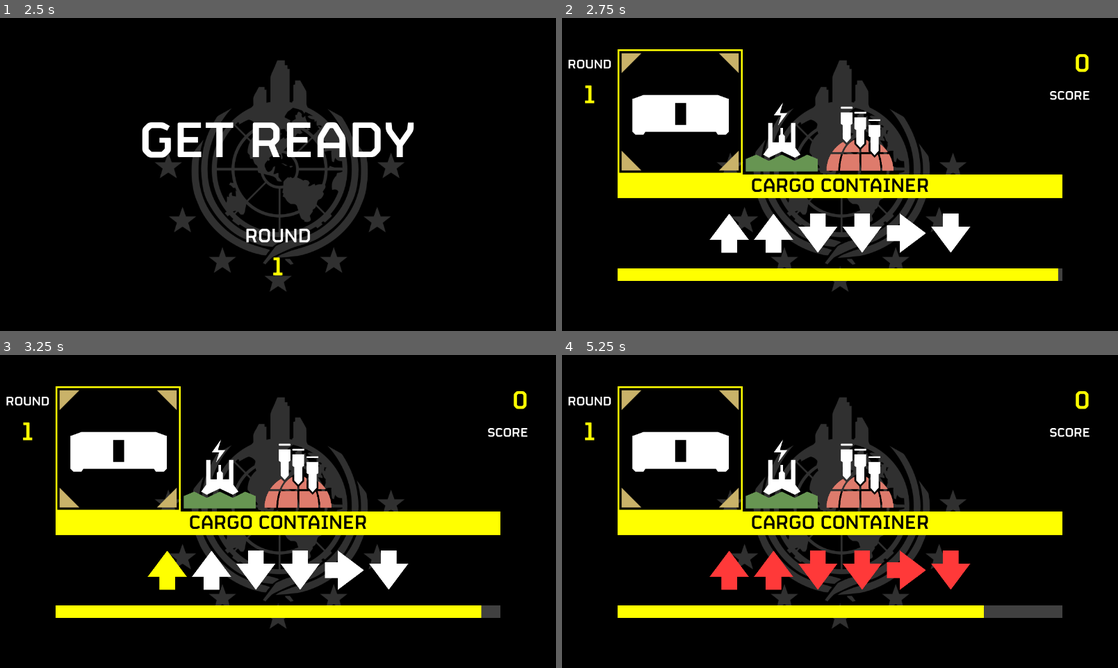
Above: before the commit, frames 1-4 (two rows, left to right).
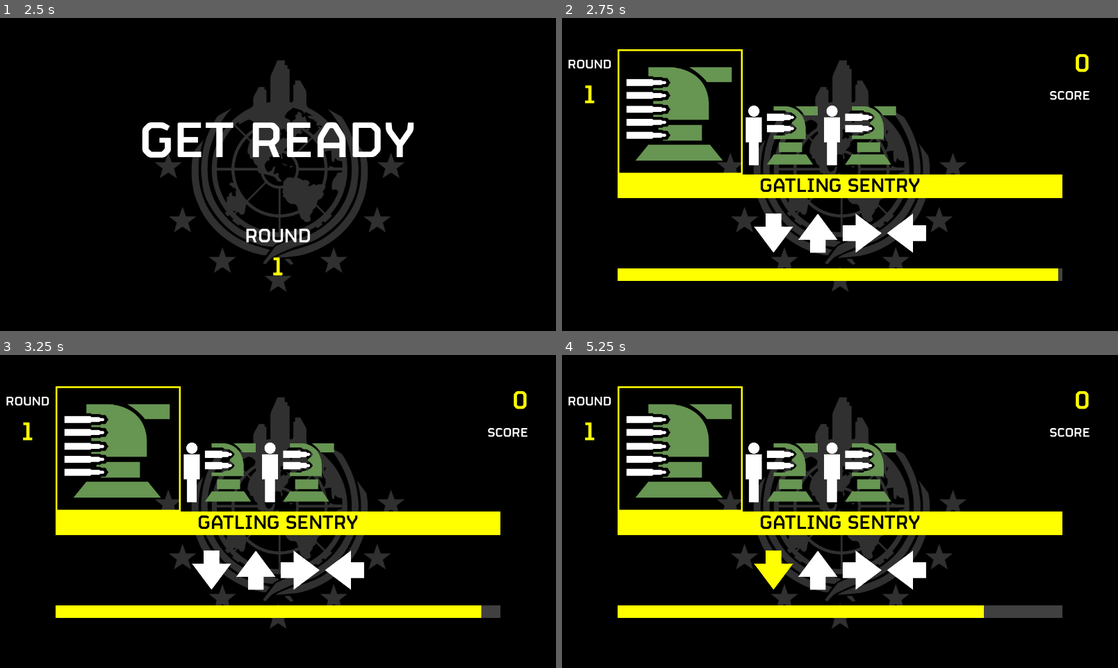
Above: after the commit, the same moments.

Repository: bocai-bca/StratagemHero_Effect
Game: Godot game, scene res://content/main/main.tscn
Same seed, same stepped clock (60 frames per second), same inputs: the game is played once before the commit and once after it.
Inputs:
- Up to frame 1 (2.5 s): hold D (right) 0.53-1.28 s; tap Space (space) at 0.6, 1.35, 2, 2.1 s; tap Enter at 1.25 s; hold S (down) 1.28-2.03 s; hold D (right) from 2.03 s (still down)
- Up to frame 2 (2.75 s): keep holding D (right)
- Up to frame 3 (3.25 s): release D (right) at 2.78 s; hold W (up) from 2.78 s (still down); tap Space (space) at 2.85 s
- Up to frame 4 (5.25 s): release W (up) at 3.53 s; hold A (left) 3.53-5.03 s; tap Space (space) at 3.6, 4.35, 5.1 s; hold S (down) from 5.03 s (still down)

Frame 1 is identical in both runs. In frame 2, 11% of the frame differs, in the area x 10-74%, y 11-76%; in frame 3, 11%; in frame 4, 12%.

Commit message:
更新了效果模式中的战备排序

Diff:
--- a/content/effect_game/stratagem_selection_panel.gd
+++ b/content/effect_game/stratagem_selection_panel.gd
@@ -44,8 +44,10 @@
 			instance.update_detail_bar_to_new_stratagem()
 
 func _enter_tree() -> void:
-	stratagems_enabled = StratagemData.list.keys() as Array[StringName]
 	instance = self
+
+func _ready() -> void:
+	stratagems_enabled = StratagemHeroEffect_SaveAccess.save_struct_in_memory.effect_mode_stratagems_enabled
 
 func process(delta: float) -> void:
 	stratagem_stay_timer += delta
@@ -68,10 +70,10 @@
 	var window: Window = get_window()
 	size = Vector2(window.size)
 	position_y_when_hidden = window.size.y
-	n_title_tip.label_settings.font_size = int(StratagemHeroEffect.instance.get_font_size(48.0))
-	n_support_class_name.label_settings.font_size = int(StratagemHeroEffect.instance.get_font_size(36.0))
-	theme.set_font_size(&"font_size", &"Button", int(StratagemHeroEffect.instance.get_font_size(32.0)))
-	var border_width: int = int(StratagemHeroEffect.instance.get_font_size(4.0))
+	n_title_tip.label_settings.font_size = int(StratagemHeroEffect.instance.get_fit_size(48.0))
+	n_support_class_name.label_settings.font_size = int(StratagemHeroEffect.instance.get_fit_size(36.0))
+	theme.set_font_size(&"font_size", &"Button", int(StratagemHeroEffect.instance.get_fit_size(32.0)))
+	var border_width: int = int(StratagemHeroEffect.instance.get_fit_size(4.0))
 	StratagemHeroEffect_EffectGame_StratagemSelectionPanel_IconButton.icon_frame_stylebox_normal.border_width_left = border_width
 	StratagemHeroEffect_EffectGame_StratagemSelectionPanel_IconButton.icon_frame_stylebox_normal.border_width_right = border_width
 	StratagemHeroEffect_EffectGame_StratagemSelectionPanel_IconButton.icon_frame_stylebox_normal.border_width_top = border_width
@@ -84,8 +86,8 @@
 	(n_detail_bar_panel.theme.get_stylebox(&"panel", &"PanelContainer") as StyleBoxFlat).border_width_bottom = int(StratagemHeroEffect.instance.get_fit_size(4.0))
 	n_detail_bar_panel.theme.set_font_size(&"font_size", &"Label", int(StratagemHeroEffect.instance.get_fit_size(32.0)))
 
-## 放置图标
-func place_icons() -> void:
+## 放置图标(旧版)，现在请改用place_icons()
+func place_icons_old() -> void:
 	for stratagem_data_name in (StratagemData.list.keys() as Array[StringName]):
 		var stratagem_data: StratagemData = StratagemData.list[stratagem_data_name]
 		match (stratagem_data.stratagem_class):
@@ -98,6 +100,25 @@
 			StratagemData.StratagemClass.COMMON:
 				n_common_class_icons_container.add_child(StratagemHeroEffect_EffectGame_StratagemSelectionPanel_IconButton.create(stratagem_data_name, stratagem_data.icon))
 
+## 放置图标
+func place_icons() -> void:
+	for stratagem_data_name in StratagemData.STRATAGEM_ORDER_COMMON:
+		var stratagem_data: StratagemData = StratagemData.list.get(stratagem_data_name, null)
+		if (stratagem_data == null): continue
+		n_common_class_icons_container.add_child(StratagemHeroEffect_EffectGame_StratagemSelectionPanel_IconButton.create(stratagem_data_name, stratagem_data.icon))
+	for stratagem_data_name in StratagemData.STRATAGEM_ORDER_SUPPORT:
+		var stratagem_data: StratagemData = StratagemData.list.get(stratagem_data_name, null)
+		if (stratagem_data == null): continue
+		n_support_class_icons_container.add_child(StratagemHeroEffect_EffectGame_StratagemSelectionPanel_IconButton.create(stratagem_data_name, stratagem_data.icon))
+	for stratagem_data_name in StratagemData.STRATAGEM_ORDER_ATTACK:
+		var stratagem_data: StratagemData = StratagemData.list.get(stratagem_data_name, null)
+		if (stratagem_data == null): continue
+		n_attack_class_icons_container.add_child(StratagemHeroEffect_EffectGame_StratagemSelectionPanel_IconButton.create(stratagem_data_name, stratagem_data.icon))
+	for stratagem_data_name in StratagemData.STRATAGEM_ORDER_DEFENCE:
+		var stratagem_data: StratagemData = StratagemData.list.get(stratagem_data_name, null)
+		if (stratagem_data == null): continue
+		n_defence_class_icons_container.add_child(StratagemHeroEffect_EffectGame_StratagemSelectionPanel_IconButton.create(stratagem_data_name, stratagem_data.icon))
+
 ## 移除图标
 func remove_icons() -> void:
 	for node in n_common_class_icons_container.get_children() + n_support_class_icons_container.get_children() + n_attack_class_icons_container.get_children() + n_defence_class_icons_container.get_children():
@@ -117,6 +138,9 @@
 		button.focus_mode = Control.FOCUS_NONE
 	if (is_cancel):
 		stratagems_enabled = stratagems_enabled_original
+	else:
+		StratagemHeroEffect_SaveAccess.save_struct_in_memory.effect_mode_stratagems_enabled = stratagems_enabled
+		StratagemHeroEffect_SaveAccess.store_save()
 	StratagemHeroEffect_EffectGame.instance.game_state = StratagemHeroEffect_EffectGame.GameState.MENU
 
 func on_button_focus_entered() -> void:
--- a/content/main/main.gd
+++ b/content/main/main.gd
@@ -156,12 +156,12 @@
 
 func _enter_tree() -> void:
 	get_window().min_size = Vector2i(640, 360)
+	StratagemHeroEffect_SaveAccess.load_save()
 
 func _ready() -> void:
 	classic_game.game_end.connect(on_game_end)
 	effect_game.game_end.connect(on_game_end)
 	game_state = GameState.Title
-	StratagemHeroEffect_SaveAccess.load_save()
 	AudioServer.set_bus_volume_linear(AudioServer.get_bus_index(&"Music"), StratagemHeroEffect_SaveAccess.save_struct_in_memory.volume_music)
 	AudioServer.set_bus_volume_linear(AudioServer.get_bus_index(&"SFX"), StratagemHeroEffect_SaveAccess.save_struct_in_memory.volume_sfx)
 
--- a/content/save_access.gd
+++ b/content/save_access.gd
@@ -38,6 +38,8 @@
 		save_struct_in_memory.effect_high_score_multilines = EffectHighScoreStruct.from_dictionary_deep(data_dictionary.get("effect_high_score_multilines", null))
 	if (data_dictionary.has("effect_high_score_terminal")):
 		save_struct_in_memory.effect_high_score_terminal = EffectHighScoreStruct.from_dictionary_deep(data_dictionary.get("effect_high_score_terminal", null))
+	if (data_dictionary.has("effect_mode_stratagems_enabled")):
+		save_struct_in_memory.effect_mode_stratagems_enabled = SaveStruct.stratagems_enabled_from_var(data_dictionary.get("effect_mode_stratagems_enabled", []))
 	return true
 
 static func store_save() -> bool:
@@ -56,6 +58,7 @@
 		"effect_high_score_greatwall": save_struct_in_memory.effect_high_score_greatwall.to_dictionary_deep(),
 		"effect_high_score_multilines": save_struct_in_memory.effect_high_score_multilines.to_dictionary_deep(),
 		"effect_high_score_terminal": save_struct_in_memory.effect_high_score_terminal.to_dictionary_deep(),
+		"effect_mode_stratagems_enabled": save_struct_in_memory.effect_mode_stratagems_enabled,
 	}
 	if (not file_access.store_string(JSON.stringify(data_dictionary, "\t"))):
 		push_error("StratagemHeroEffect_SaveAccess: Error on storing save data, ErrorCode=", file_access.get_error())
@@ -175,6 +178,18 @@
 	var effect_high_score_greatwall: EffectHighScoreStruct = EffectHighScoreStruct.new()
 	var effect_high_score_multilines: EffectHighScoreStruct = EffectHighScoreStruct.new()
 	var effect_high_score_terminal: EffectHighScoreStruct = EffectHighScoreStruct.new()
+	var effect_mode_stratagems_enabled: Array[StringName] = StratagemData.list.keys() as Array[StringName]
+	static func stratagems_enabled_from_var(var_data: Variant) -> Array[StringName]:
+		var result: Array[StringName] = []
+		var array_data: Array = var_data as Array
+		if (array_data == null):
+			return result
+		for obj in array_data:
+			var str_obj: String = obj as String
+			if (str_obj == null):
+				continue
+			result.append(StringName(str_obj))
+		return result
 
 ## 高分对象结构类，代表一个最高分记录。每个成员变量的值如果小于0代表该值处于无效作用
 class HighScoreStruct extends RefCounted:
--- a/content/stratagem_data.gd
+++ b/content/stratagem_data.gd
@@ -186,6 +186,14 @@
 					StratagemClass.SUPPORT,
 					true
 				),
+			&"cremator":
+				StratagemData.new(
+					null,
+					"stratagem_name.cremator",
+					"vv>v^^",
+					StratagemClass.SUPPORT,
+					true
+				),
 			&"dark_fluid_vessel":
 				StratagemData.new(
 					preload("res://resources/images/dark_fluid_vessel.svg"),
@@ -354,6 +362,14 @@
 					StratagemClass.DEFENCE,
 					false
 				),
+			&"gas_mortar_sentry":
+				StratagemData.new(
+					null,
+					"stratagem_name.gas_mortar_sentry",
+					"v^>v<",
+					StratagemClass.DEFENCE,
+					true
+				),
 			&"gatling_sentry":
 				StratagemData.new(
 					preload("res://resources/images/gatling_sentry.svg"),
@@ -851,3 +867,116 @@
 					true  # LIFT-182 Warp Pack
 				),
 		}
+
+## 通用战备排序
+const STRATAGEM_ORDER_COMMON: Array[StringName] = [
+	"reinforce",
+	"sos_beacon",
+	"resupply",
+	"eagle_rearm",
+	"call_in_super_destroyer",
+	"seaf_artillery",
+	"hellbomb",
+	"super_earth_flag",
+	"upload_data",
+	"seismic_probe",
+	"cargo_container",
+	"dark_fluid_vessel",
+	"tectonic_drill",
+	"hive_breaker_drill",
+	"prospecting_drill",
+]
+## 支援战备排序
+const STRATAGEM_ORDER_SUPPORT: Array[StringName] = [
+	"airburst_rocket_launcher",
+	"solo_silo",
+	"jump_pack",
+	"hover_pack",
+	"directional_shield",
+	"shield_generator_pack",
+	"hellbomb_portable",
+	"c4_pack",
+	"railgun",
+	"arc_thrower",
+	"speargun",
+	"sta_x3_wasp_launcher",
+	"spear",
+	"quasar_cannon",
+	"expendable_anti_tank",
+	"eat_411",
+	"expendable_napalm",
+	"cremator",
+	"flamethrower",
+	"sterilizer",
+	"commando",
+	"heavy_machine_gun",
+	"epoch",
+	"gl_52_de_escalator",
+	"grenade_launcher",
+	"anti_materiel_rifle",
+	"recoilless_rifle",
+	"one_true_flag",
+	"defoliation_tool",
+	"cqc_20",
+	"laser_cannon",
+	"machine_gun",
+	"gl_28",
+	"maxigun",
+	"warp_pack",
+	"supply_pack",
+	"ballistic_shield_backpack",
+	"stalwart",
+	"autocannon",
+	"guard_dog_breath",
+	"guard_dog_rover",
+	"guard_dog",
+	"guard_dog_k_9",
+	"guard_dog_hot_dog",
+	"emancipator_exosuit",
+	"patriot_exosuit",
+	"fast_recon_vehicle",
+	"bastion_mk_xvi",
+]
+## 攻击战备排序
+const STRATAGEM_ORDER_ATTACK: Array[StringName] = [
+	"eagle_strafing_run",
+	"eagle_smoke_strike",
+	"eagle_110mm_rocket_pods",
+	"eagle_napalm_airstrike",
+	"eagle_airstrike",
+	"eagle_cluster_bomb",
+	"eagle_500kg_bomb",
+	"orbital_precision_strike",
+	"orbital_airburst_strike",
+	"orbital_smoke_strike",
+	"orbital_gas_strike",
+	"orbital_ems_strike",
+	"orbital_napalm_barrage",
+	"orbital_120mm_he_barrage",
+	"orbital_380mm_he_barrage",
+	"orbital_laser",
+	"orbital_walking_barrage",
+	"orbital_gatling_barrage",
+	"orbital_railcannon_strike",
+]
+## 防御战备排序
+const STRATAGEM_ORDER_DEFENCE: Array[StringName] = [
+	"gatling_sentry",
+	"machine_gun_sentry",
+	"mortar_sentry",
+	"ems_mortar_sentry",
+	"gas_mortar_sentry",
+	"rocket_sentry",
+	"autocannon_sentry",
+	"flame_sentry",
+	"laser_sentry",
+	"anti_tank_emplacement",
+	"hmg_emplacement",
+	"tesla_tower",
+	"grenadier_battlement",
+	"shield_generator_relay",
+	"anti_tank_mines",
+	"anti_personnel_minefield",
+	"gas_mine",
+	"incendiary_mines",
+]
--- a/resources/translations/default.csv
+++ b/resources/translations/default.csv
@@ -23,7 +23,7 @@
 
 helps_text,"WASD/IJKL/↑←↓→ for directions.\nSPACE/ENTER for confirm.\nHold ESC or Backspace in game for fast gameover.\ …(259 unchanged characters)…
 
-about_text,"Copyright (C) 2025-2026 Bocai_BCA. Open source w …(129 unchanged characters)…  Studios.\nCopyright declaration exclude fonts, images and audios resources.\nThis part is owned by Arrowhead Game Studios or other actually owner.\n\nThis project was made with Godot Engine.\nhttps://godotengine.org/\n\nSpecial Thanks:\nhttps://github.com/nvigneux/Helldivers-2-Stratagems-icons-svg\nAnd my friends who given help on this project","Copyright (C) 2025-2026 BCASoft. 按照MIT协议开源\nhttps://github.com/bocai-bca/StratagemHero_Effect\n\n"""绝地潜兵2"""是由Arrowhead Game Studios所拥有的商标\n版权声明排除字体、图像和音频资源\n该部分版权属于Arrowhead Game Studios或其他实际持有方\n\n本项目使用Godot Engine制作\nhttps://godotengine.org\n\n特别感谢：\nhttps://github.com/nvigneux/Helldivers-2-Stratagems-icons-svg\n和对本项目的开发提供帮助的朋友们"
+about_text,"Copyright (C) 2025-2026 Bocai_BCA. Open source w …(129 unchanged characters)…  Studios.\nCopyright declaration excludes fonts, images and audios resources.\nThis part is owned by Arrowhead Game Studios or other actually owner.\n\nThis project was made with Godot Engine.\n\nSpecial Thanks:\ngithub.com/nvigneux/Helldivers-2-Stratagems-icons-svg,\nBilibili@博学橘耄, Bilibili@幽狐HOFOX, Bilibili@CastleonRS,\nand friends who given help on this project","Copyright (C) 2025-2026 BCASoft. 按照MIT协议开源\ngithub.com/bocai-bca/StratagemHero_Effect\n\n"""绝地潜兵2"""是由Arrowhead Game Studios所拥有的商标\n版权声明排除字体、图像和音频资源\n该部分版权属于Arrowhead Game Studios或其他实际持有方\n\n本项目使用Godot Engine制作\n\n特别感谢：\ngithub.com/nvigneux/Helldivers-2-Stratagems-icons-svg\nB站@博学橘耄、B站@幽狐HOFOX、B站@CastleonRS\n以及其他对本项目提供帮助的朋友们"
 
 high_scores.number_name_line,"[cell]    Score    [/cell][cell]    Rechd Level    [/cell][cell]    Avg Speed    [/cell]","[cell]    分数    [/cell][cell]    抵达等级    [/cell][cell]    平均速度    [/cell]"
 high_scores.type.classic,"Classic","经典"
@@ -122,12 +122,13 @@
 stratagem_name.autocannon,"AUTOCANNON","机炮"
 stratagem_name.autocannon_sentry,"AUTOCANNON SENTRY","自动哨戒炮"
 stratagem_name.ballistic_shield_backpack,"BALLISTIC SHIELD BACKPACK","防弹护盾背包"
-stratagem_name.bastion_mk_xvi,"TD-220 Bastion MK XVI","堡垒MK XVI"
-stratagem_name.c4_pack,"B/MD C4 Pack","C4背包"
+stratagem_name.bastion_mk_xvi,"Bastion MK XVI","堡垒MK XVI"
+stratagem_name.c4_pack,"C4 Pack","C4背包"
 stratagem_name.call_in_super_destroyer,"Call In Super Destroyer","召回超级驱逐舰"
 stratagem_name.cargo_container,"CARGO CONTAINER","货箱"
 stratagem_name.commando,"COMMANDO","突击兵"
-stratagem_name.cqc_20,"CQC-20 Breaching Hammer","破门锤"
+stratagem_name.cqc_20,"Breaching Hammer","破门锤"
+stratagem_name.cremator,"CREMATOR","焚燃者"
 stratagem_name.dark_fluid_vessel,"DARK FLUID VESSEL","暗流体容器"
 stratagem_name.defoliation_tool,"DEFOLIATION TOOL","除叶工具"
 stratagem_name.directional_shield,"DIRECTIONAL SHIELD","定向护盾"
@@ -139,7 +140,7 @@
 stratagem_name.eagle_rearm,"EAGLE REARM","飞鹰重新装填"
 stratagem_name.eagle_smoke_strike,"EAGLE SMOKE STRIKE","飞鹰烟雾攻击"
 stratagem_name.eagle_strafing_run,"EAGLE STRAFING RUN","飞鹰机枪扫射"
-stratagem_name.eat_411,"EAT-411 Leveller","荡平者"
+stratagem_name.eat_411,"Leveller","荡平者"
 stratagem_name.emancipator_exosuit,"EMANCIPATOR EXOSUIT","解放者外骨骼装甲"
 stratagem_name.ems_mortar_sentry,"EMS MORTAR SENTRY","电磁冲击波迫击哨戒炮"
 stratagem_name.epoch,"EPOCH","纪元"
@@ -149,9 +150,10 @@
 stratagem_name.flame_sentry,"FLAME SENTRY","火焰喷射哨戒炮"
 stratagem_name.flamethrower,"FLAMETHROWER","火焰喷射器"
 stratagem_name.gas_mine,"GAS MINE","毒气地雷"
+stratagem_name.gas_mortar_sentry,"GAS NORTAR SENTRY","毒气迫击哨戒炮"
 stratagem_name.gatling_sentry,"GATLING SENTRY","加特林哨戒炮"
-stratagem_name.gl_28,"GL-28 Belt-Fed Grenade Launcher","弹链式榴弹发射器"
-stratagem_name.gl_52_de_escalator,"GL 52 DE ESCALATOR","缓和使者"
+stratagem_name.gl_28,"BELT-RED GRENADE LAUNCHER","弹链式榴弹发射器"
+stratagem_name.gl_52_de_escalator,"DE ESCALATOR","缓和使者"
 stratagem_name.grenade_launcher,"GRENADE LAUNCHER","榴弹发射器"
 stratagem_name.grenadier_battlement,"GRENADIER BATTLEMENT","掷弹兵防卫墙"
 stratagem_name.guard_dog,"GUARD DOG","护卫犬"
@@ -202,7 +204,7 @@
 stratagem_name.sos_beacon,"SOS BEACON","SOS信标"
 stratagem_name.spear,"SPEAR","飞矛"
 stratagem_name.speargun,"SPEARGUN","矛枪"
-stratagem_name.sta_x3_wasp_launcher,"STA X3 WASP LAUNCHER","W.A.S.P.发射器"
+stratagem_name.sta_x3_wasp_launcher,"WASP LAUNCHER","W.A.S.P.发射器"
 stratagem_name.stalwart,"STALWART","盟友"
 stratagem_name.sterilizer,"STERILIZER","灭菌器"
 stratagem_name.super_earth_flag,"SUPER EARTH FLAG","超级地球旗帜"
